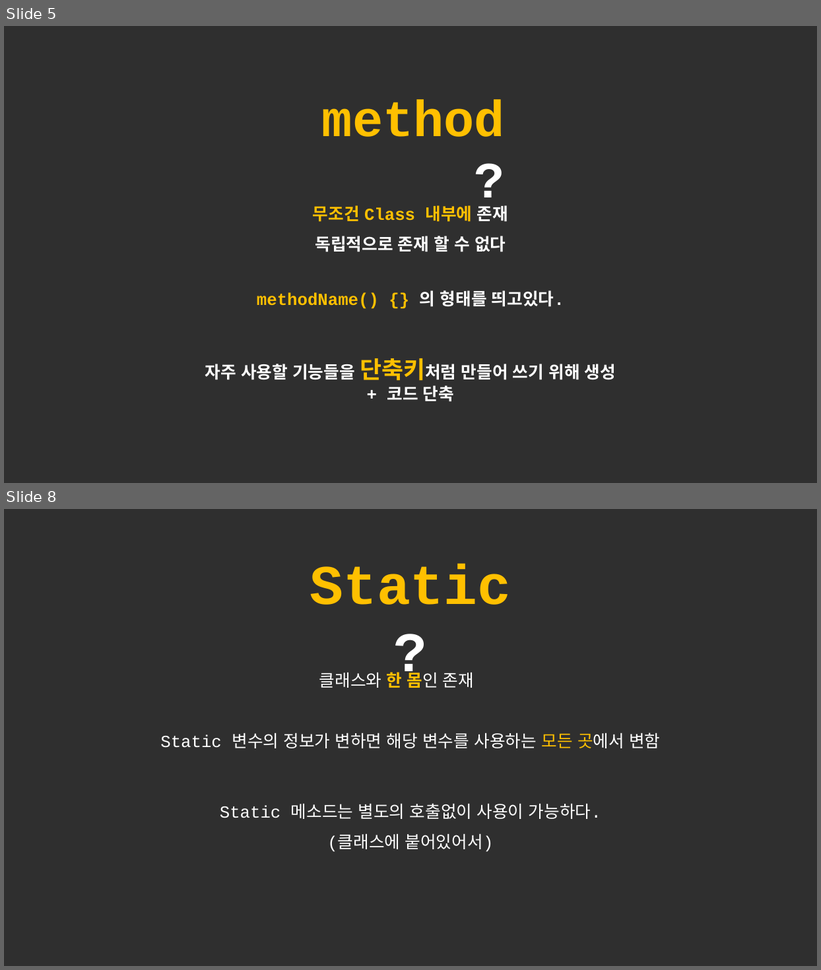
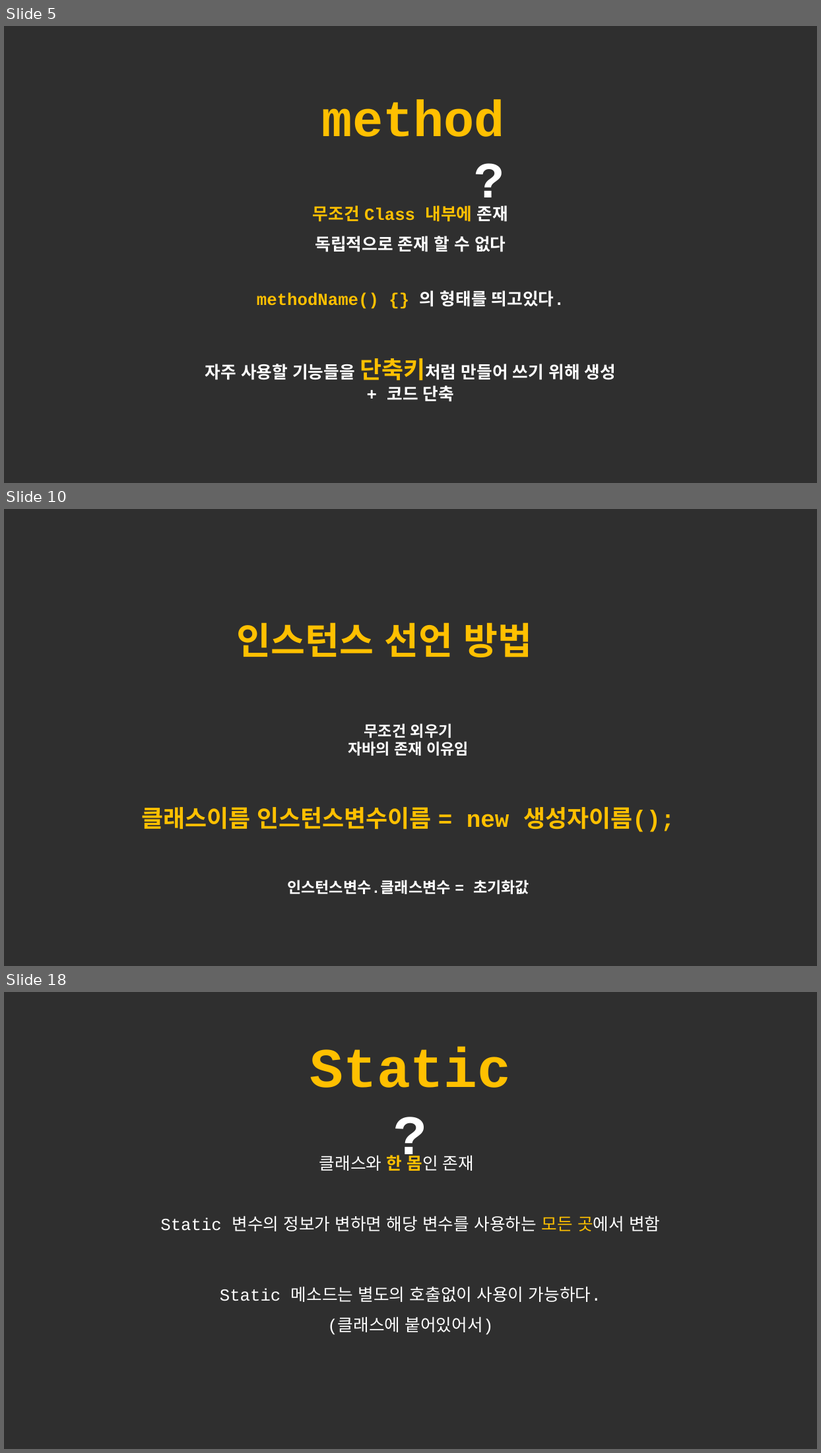
Before and after one commit to forwdevel/Full-Stack, a slide deck: 객체이론정리.pptx. Shown one above the other, each under a label of ours: slides 5 and 8 before the commit, slides 5, 10 and 18 after it; the slides between them are not shown. The pictures are 821x970 and 821x1453 pixels, drawn with LibreOffice and Linux fonts; fonts in the diff are those of the drawing. Boxes give left, top, right and bottom in pixels: in the first picture for what was removed or moved away, otherwise in the second. Text is boxed around its words. In the diff, an @@ line names an element or a change of style, - is before the commit and + after.

```diff
--- a/객체이론정리.pptx
+++ b/객체이론정리.pptx
@@ slide 10 added at <box>4,509,817,966</box>, background #2F2F2F @@
@@ text added at <box>237,623,532,657</box>, 44 pt, text #FFC000, bold @@
+인스턴스 선언 방법
@@ text added at <box>348,723,469,756</box>, 18 pt, text #FFFFFF, bold @@
+무조건 외우기
+자바의 존재 이유임
@@ text added at <box>142,807,675,832</box>, 28 pt, text #FFC000, bold @@
+클래스이름 인스턴스변수이름 = new 생성자이름();
@@ text added at <box>287,880,529,894</box>, 18 pt, text #FFFFFF, bold @@
+인스턴스변수.클래스변수 = 초기화값
@@ what was slide 8 is now slide 18 @@
```
Also in this commit, not shown: 2 slides changed, 9 other slides added, 1 slide removed.
